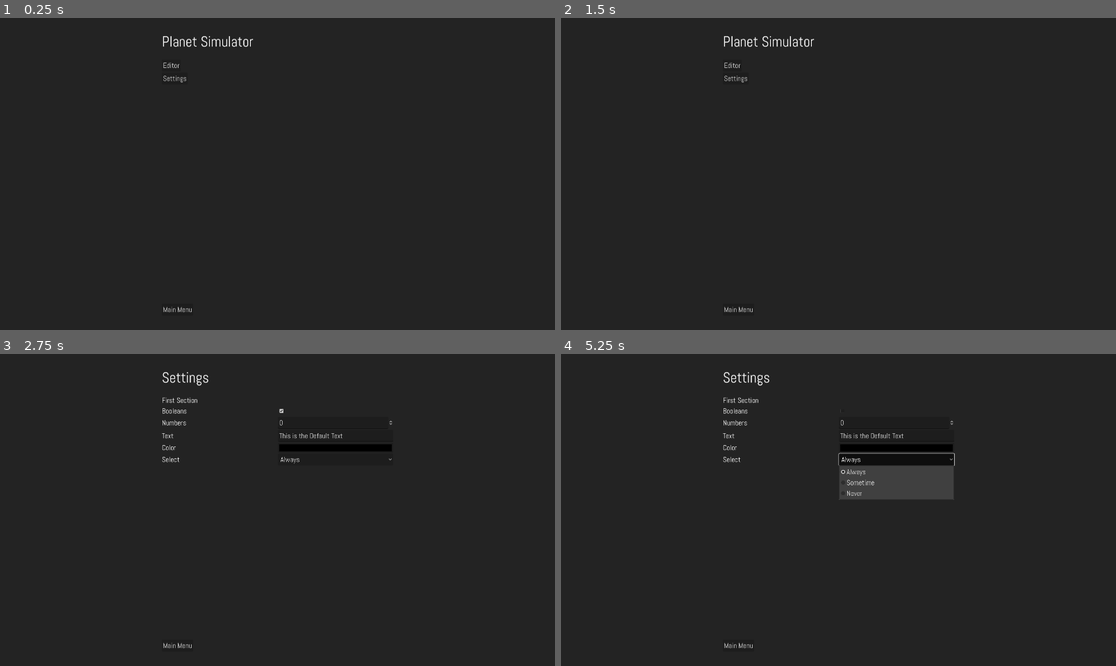
Above: before the commit, frames 1-4 (two rows, left to right).
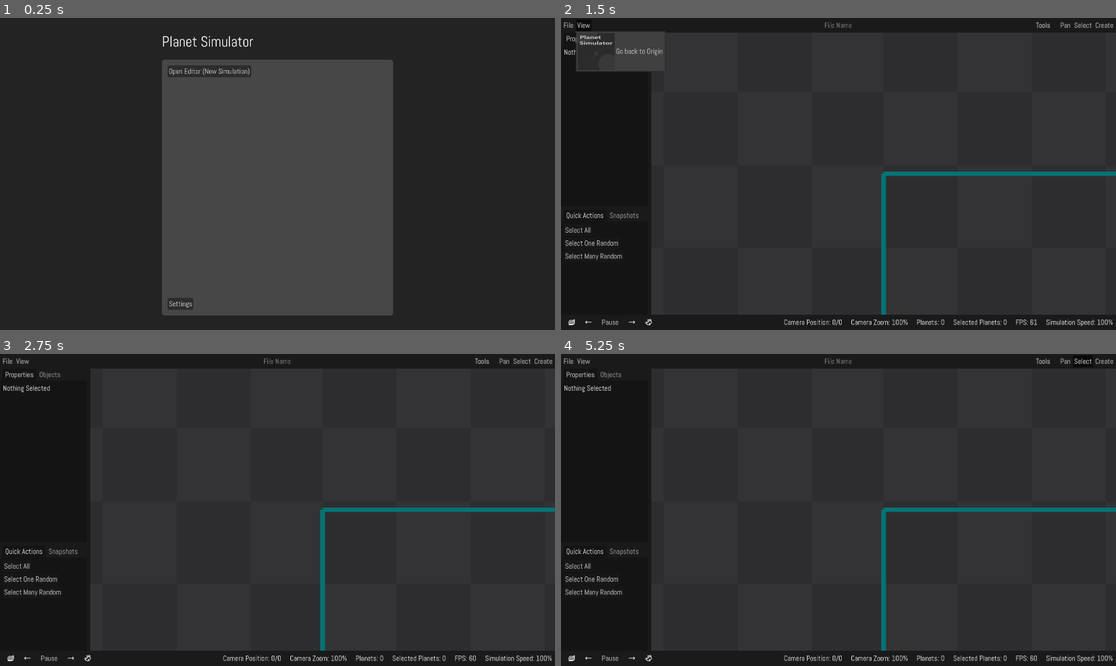
Above: after the commit, the same moments.

Repository: Maximinodotpy/PlanetSimulator
Game: Godot game, scene res://Scenes/User Interface/Main.tscn
Two runs of this game, one before a commit and one after it. Both use one fixed random seed, a clock stepped at 60 frames per second and the inputs below.
Inputs (mouse positions are in pixels of both pictures, inside the frame that each line leads up to):
- Up to frame 1 (0.25 s): no input
- Up to frame 2 (1.5 s): click "Editor" (after the commit: "Open Editor (New Simulation)") at 0.5 s; click (577, 24) at 1.25 s, where only the run before the commit has a clickable "Main Menu"
- Up to frame 3 (2.75 s): click (172, 413) at 2 s, where only the run before the commit has a clickable "Settings"
- Up to frame 4 (5.25 s): click (894, 410) at 2.77 s; click (1066, 360) at 3.5 s, where only the run after the commit has a clickable "Pan"; click (1082, 360) at 4.25 s, where only the run after the commit has a clickable "Select"; click (894, 460) at 5 s, where only the run before the commit has a clickable "Always"

The runs differ from the first frame. In frame 1, 34% of the frame differs, in the area x 29-71%, y 13-96%; in frame 2, 3.6%; in frame 3, 3.1%; in frame 4, 4.0%.

Commit message:
Added Saving and Loading of Files

Diff:
--- a/Editor Global.gd
+++ b/Editor Global.gd
@@ -152,10 +152,3 @@
 
 func get_space_viewport() -> SubViewport:
 	return Helpers.getSceneRoot().find_children('space_viewport')[0]
-
-
-func load_file():
-	pass
-
-func save_file():
-	pass
--- /dev/null
+++ b/Editor Saves.gd
@@ -0,0 +1,61 @@
+extends Node
+
+var currentSaveName = ''
+
+const savesDir = 'user://saves'
+const mainFileName = 'planets.cfg'
+
+const snapShotSubDir = 'snapshots'
+
+func get_all_saves():
+	pass
+
+func get_all_save_names():
+	var dir = DirAccess.get_directories_at(savesDir)
+	return dir
+
+func delete_save(name: String):
+	return OS.move_to_trash(ProjectSettings.globalize_path(savesDir + '/' + name))
+
+
+func is_save_name_valid(name: String):
+	if name == '':
+		return false
+
+func get_save_dir(save_name):
+	return savesDir + '/' + save_name + '/'
+
+func get_main_file_path(save_name):
+	return get_save_dir(save_name) + mainFileName
+
+func load_file():
+	print('Loading "%s"' % currentSaveName)
+	var saveFile = ConfigFile.new()
+	saveFile.load(get_main_file_path(currentSaveName))
+
+	for section in saveFile.get_sections():
+		var planet = EditorGlobal.add_object(EditorGlobal.OBJECT_TYPES.Planet)
+
+		planet.name = section
+		planet.position = saveFile.get_value(section, 'position', Vector2(0, 0))
+		planet.motion = saveFile.get_value(section, 'motion', Vector2(0, 0))
+		## TODO ADD Other Properties
+
+
+func save_file():
+	print('Saving "%s"' % currentSaveName)
+	DirAccess.make_dir_recursive_absolute(savesDir + '/' + currentSaveName + '/')
+
+	var main_file_path = get_main_file_path(currentSaveName)
+
+	Helpers.ensureFileExists(main_file_path)
+
+	var saveFile = ConfigFile.new()
+
+	## Saving Objects
+	for object in get_tree().get_nodes_in_group('gravity_object'):
+		saveFile.set_value(object.name, 'position', object.position)
+		saveFile.set_value(object.name, 'motion', object.motion)
+		## TODO ADD Other Properties
+
+	saveFile.save(main_file_path)
--- a/Scenes/User Interface/Editor/Editor.gd
+++ b/Scenes/User Interface/Editor/Editor.gd
@@ -20,6 +20,9 @@
 var isDraggingSelection = false
 
 func _ready():
+	if EditorSaves.currentSaveName != '':
+		EditorSaves.load_file()
+
 	# Create Tools
 	var buttonGroup = ButtonGroup.new()
 
--- a/Scenes/User Interface/Editor/Editor.tscn
+++ b/Scenes/User Interface/Editor/Editor.tscn
@@ -16,6 +16,47 @@
 [ext_resource type="Texture2D" uid="uid://b2nn4sx744xpg" path="res://Scenes/User Interface/Editor/Icons/rabbit.svg" id="7_35o54"]
 [ext_resource type="PackedScene" uid="uid://tn815bk1ttbo" path="res://Scenes/User Interface/Editor/Parts/Property Editors/PropertyEditorSingle.tscn" id="7_yxhf3"]
 
+[sub_resource type="GDScript" id="GDScript_1m1dd"]
+resource_name = "File Menu"
+script/source = "extends PopupMenu
+
+
+# Called when the node enters the scene tree for the first time.
+func _ready():
+	index_pressed.connect(callback)
+
+func callback(id: int):
+	var item_text = get_item_text(id)
+
+	if item_text == 'Save':
+		EditorSaves.save_file()
+	if item_text == 'Exit':
+		EditorSaves.save_file()
+		EditorSaves.currentSaveName = ''
+		get_tree().change_scene_to_file(\"res://Scenes/User Interface/Main.tscn\")
+"
+
+[sub_resource type="GDScript" id="GDScript_m62k6"]
+resource_name = "File Name Edit"
+script/source = "extends LineEdit
+
+
+# Called when the node enters the scene tree for the first time.
+func _ready():
+	text = EditorSaves.currentSaveName
+
+	text_submitted.connect(text_suggested)
+
+
+func text_suggested(new_text: String):
+	if not new_text in EditorSaves.get_all_save_names() or EditorSaves.currentSaveName == new_text:
+		print(new_text)
+		EditorSaves.currentSaveName = new_text
+		release_focus()
+
+
+"
+
 [sub_resource type="StyleBoxFlat" id="StyleBoxFlat_ks2h5"]
 bg_color = Color(0.929412, 0.384314, 0.576471, 0.392157)
 border_width_left = 2
@@ -113,41 +154,26 @@
 [node name="HBoxContainer" type="HBoxContainer" parent="v/top"]
 layout_mode = 2
 
-[node name="Editor Button" type="Button" parent="v/top/HBoxContainer"]
+[node name="Main Menu Button" type="Button" parent="v/top/HBoxContainer"]
+process_mode = 3
+visible = false
 layout_mode = 2
 size_flags_horizontal = 0
 text = "Main Menu"
 script = ExtResource("2_dgr1r")
 scene = "res://Scenes/User Interface/Main.tscn"
 
-[node name="tools" type="HBoxContainer" parent="v/top/HBoxContainer"]
-layout_mode = 2
-size_flags_horizontal = 10
-size_flags_vertical = 4
-theme_override_constants/separation = 30
-
-[node name="Tools Label" type="Label" parent="v/top/HBoxContainer/tools"]
-layout_mode = 2
-size_flags_horizontal = 4
-text = "Tools"
-vertical_alignment = 1
-
-[node name="tools" type="HBoxContainer" parent="v/top/HBoxContainer/tools"]
-layout_mode = 2
-
 [node name="MenuBar" type="MenuBar" parent="v/top/HBoxContainer"]
-visible = false
 layout_mode = 2
 size_flags_horizontal = 3
 
 [node name="File" type="PopupMenu" parent="v/top/HBoxContainer/MenuBar"]
-item_count = 3
-item_0/text = "New"
-item_0/id = 0
-item_1/text = "Open"
+item_count = 2
+item_0/text = "Save"
+item_0/id = 2
+item_1/text = "Exit"
 item_1/id = 1
-item_2/text = "Save"
-item_2/id = 2
+script = SubResource("GDScript_1m1dd")
 
 [node name="View" type="PopupMenu" parent="v/top/HBoxContainer/MenuBar"]
 item_count = 1
@@ -155,11 +181,37 @@
 item_0/icon = ExtResource("2_hnc5i")
 item_0/id = 0
 
+[node name="tools" type="HBoxContainer" parent="v/top/HBoxContainer"]
+layout_mode = 2
+size_flags_horizontal = 10
+size_flags_vertical = 4
+theme_override_constants/separation = 30
+
+[node name="Tools Label" type="Label" parent="v/top/HBoxContainer/tools"]
+layout_mode = 2
+size_flags_horizontal = 4
+text = "Tools"
+vertical_alignment = 1
+
+[node name="tools" type="HBoxContainer" parent="v/top/HBoxContainer/tools"]
+layout_mode = 2
+
 [node name="filename" type="Label" parent="v/top"]
 visible = false
 layout_mode = 2
 size_flags_horizontal = 6
 text = "Unsaved Simulation"
+
+[node name="File Name Edit" type="LineEdit" parent="v/top"]
+custom_minimum_size = Vector2(200, 0)
+layout_mode = 2
+size_flags_horizontal = 4
+focus_mode = 1
+placeholder_text = "File Name"
+alignment = 1
+expand_to_text_length = true
+flat = true
+script = SubResource("GDScript_m62k6")
 
 [node name="main" type="HSplitContainer" parent="v"]
 layout_mode = 2
--- a/Scenes/User Interface/Main.tscn
+++ b/Scenes/User Interface/Main.tscn
@@ -1,23 +1,77 @@
-[gd_scene load_steps=3 format=3 uid="uid://demhpf11kk21k"]
+[gd_scene load_steps=5 format=3 uid="uid://demhpf11kk21k"]
 
 [ext_resource type="Script" path="res://addons/godot_helpers/Nodes/Scene Switcher Button/Scene Switcher Button.gd" id="1_gifur"]
 [ext_resource type="PackedScene" uid="uid://dhrdbkvfafbq1" path="res://Scenes/User Interface/UI Template.tscn" id="1_osley"]
+
+[sub_resource type="StyleBoxFlat" id="StyleBoxFlat_n0hx3"]
+bg_color = Color(0.278431, 0.278431, 0.278431, 1)
+corner_radius_top_left = 10
+corner_radius_top_right = 10
+corner_radius_bottom_right = 10
+corner_radius_bottom_left = 10
+
+[sub_resource type="GDScript" id="GDScript_6u0x5"]
+script/source = "extends VBoxContainer
+
+var savedItemUI = preload(\"res://Scenes/User Interface/SavedItem.tscn\")
+
+func _ready():
+	for save_name in EditorSaves.get_all_save_names():
+		print(save_name)
+
+		var savedItemUIInstance = savedItemUI.instantiate()
+
+		savedItemUIInstance.save_name = save_name
+
+		add_child(savedItemUIInstance)
+
+"
 
 [node name="Main" instance=ExtResource("1_osley")]
 
 [node name="Label" parent="m/v" index="0"]
 text = "Planet Simulator"
 
-[node name="Editor Button" type="Button" parent="m/v/VBoxContainer" index="0"]
+[node name="PanelContainer" type="PanelContainer" parent="m/v/VBoxContainer" index="0"]
+layout_mode = 2
+size_flags_vertical = 3
+theme_override_styles/panel = SubResource("StyleBoxFlat_n0hx3")
+
+[node name="MarginContainer" type="MarginContainer" parent="m/v/VBoxContainer/PanelContainer" index="0"]
+layout_mode = 2
+theme_override_constants/margin_left = 20
+theme_override_constants/margin_top = 20
+theme_override_constants/margin_right = 20
+theme_override_constants/margin_bottom = 20
+
+[node name="VBoxContainer" type="VBoxContainer" parent="m/v/VBoxContainer/PanelContainer/MarginContainer" index="0"]
+layout_mode = 2
+theme_override_constants/separation = 40
+
+[node name="Editor Button" type="Button" parent="m/v/VBoxContainer/PanelContainer/MarginContainer/VBoxContainer" index="0"]
 layout_mode = 2
 size_flags_horizontal = 0
-text = "Editor"
+text = "Open Editor (New Simulation)"
 script = ExtResource("1_gifur")
 scene = "res://Scenes/User Interface/Editor/Editor.tscn"
 
-[node name="Settings Button" type="Button" parent="m/v/VBoxContainer" index="1"]
+[node name="scroll" type="ScrollContainer" parent="m/v/VBoxContainer/PanelContainer/MarginContainer/VBoxContainer" index="1"]
+layout_mode = 2
+size_flags_vertical = 3
+
+[node name="saves" type="VBoxContainer" parent="m/v/VBoxContainer/PanelContainer/MarginContainer/VBoxContainer/scroll" index="0"]
+layout_mode = 2
+size_flags_horizontal = 3
+size_flags_vertical = 3
+theme_override_constants/separation = 20
+script = SubResource("GDScript_6u0x5")
+
+[node name="Settings Button" type="Button" parent="m/v/VBoxContainer/PanelContainer/MarginContainer/VBoxContainer" index="2"]
 layout_mode = 2
 size_flags_horizontal = 0
 text = "Settings"
 script = ExtResource("1_gifur")
 scene = "res://Scenes/User Interface/Settings/Settings.tscn"
+
+[node name="HBoxContainer" parent="m/v" index="2"]
+visible = false
--- /dev/null
+++ b/Scenes/User Interface/SavedItem.tscn
@@ -0,0 +1,49 @@
+[gd_scene load_steps=2 format=3 uid="uid://ngpsrwvqke7u"]
+
+[sub_resource type="GDScript" id="GDScript_h3g4j"]
+resource_name = "Saved Item UI"
+script/source = "extends HBoxContainer
+
+var save_name: String = ''
+
+# Called when the node enters the scene tree for the first time.
+func _ready():
+	$\"Open\".pressed.connect(openCallback)
+	$\"Delete\".pressed.connect(deleteCallback)
+
+
+func _process(delta):
+	$\"name\".text = save_name
+
+func openCallback():
+	print('Opening \"%s\"' % save_name)
+
+	EditorSaves.currentSaveName = save_name
+
+	get_tree().change_scene_to_file(\"res://Scenes/User Interface/Editor/Editor.tscn\")
+
+func deleteCallback():
+	print('Deleting \"%s\"' % save_name)
+
+	print(EditorSaves.delete_save(save_name))
+
+	get_tree().reload_current_scene()
+
+
+"
+
+[node name="item" type="HBoxContainer"]
+script = SubResource("GDScript_h3g4j")
+
+[node name="name" type="Label" parent="."]
+layout_mode = 2
+size_flags_horizontal = 3
+text = "fasdfasdfasd"
+
+[node name="Open" type="Button" parent="."]
+layout_mode = 2
+text = "Open"
+
+[node name="Delete" type="Button" parent="."]
+layout_mode = 2
+text = "Delete"
--- a/Scenes/User Interface/UI Template.tscn
+++ b/Scenes/User Interface/UI Template.tscn
@@ -4,6 +4,7 @@
 [ext_resource type="Script" path="res://addons/godot_helpers/Nodes/Scene Switcher Button/Scene Switcher Button.gd" id="1_rcwf8"]
 
 [node name="UI Template" type="Control"]
+process_mode = 3
 layout_mode = 3
 anchors_preset = 15
 anchor_right = 1.0
--- a/project.godot
+++ b/project.godot
@@ -20,6 +20,7 @@
 EventBus="*res://addons/godot_helpers/Singletons/EventBus.gd"
 Helpers="*res://addons/godot_helpers/Singletons/Helpers.gd"
 EditorGlobal="*res://Editor Global.gd"
+EditorSaves="*res://Editor Saves.gd"
 
 [display]
 
--- a/space.tscn
+++ b/space.tscn
@@ -1,6 +1,5 @@
-[gd_scene load_steps=3 format=3 uid="uid://dgy8xkpbvycv7"]
+[gd_scene load_steps=2 format=3 uid="uid://dgy8xkpbvycv7"]
 
-[ext_resource type="PackedScene" uid="uid://cevt1u6tgo5bs" path="res://Scenes/Planet/Planet.tscn" id="1_b0jfg"]
 [ext_resource type="Texture2D" uid="uid://bggkiqbwapkjd" path="res://Graphics/kenney_prototype-textures/PNG/Dark/texture_08.png" id="4_m7m4r"]
 
 [node name="space" type="Node2D"]
@@ -17,14 +16,3 @@
 texture = ExtResource("4_m7m4r")
 expand_mode = 2
 stretch_mode = 1
-
-[node name="Planet 2" parent="." instance=ExtResource("1_b0jfg")]
-position = Vector2(-685, 318)
-motion = Vector2(0, -100)
-
-[node name="Planet 3" parent="." instance=ExtResource("1_b0jfg")]
-position = Vector2(-685, 318)
-motion = Vector2(0, 100)
-
-[node name="Planet 1" parent="." instance=ExtResource("1_b0jfg")]
-position = Vector2(849, 318)
Not shown: 1 places in Scenes/User Interface/Editor/Editor.tscn that only renumber resources
